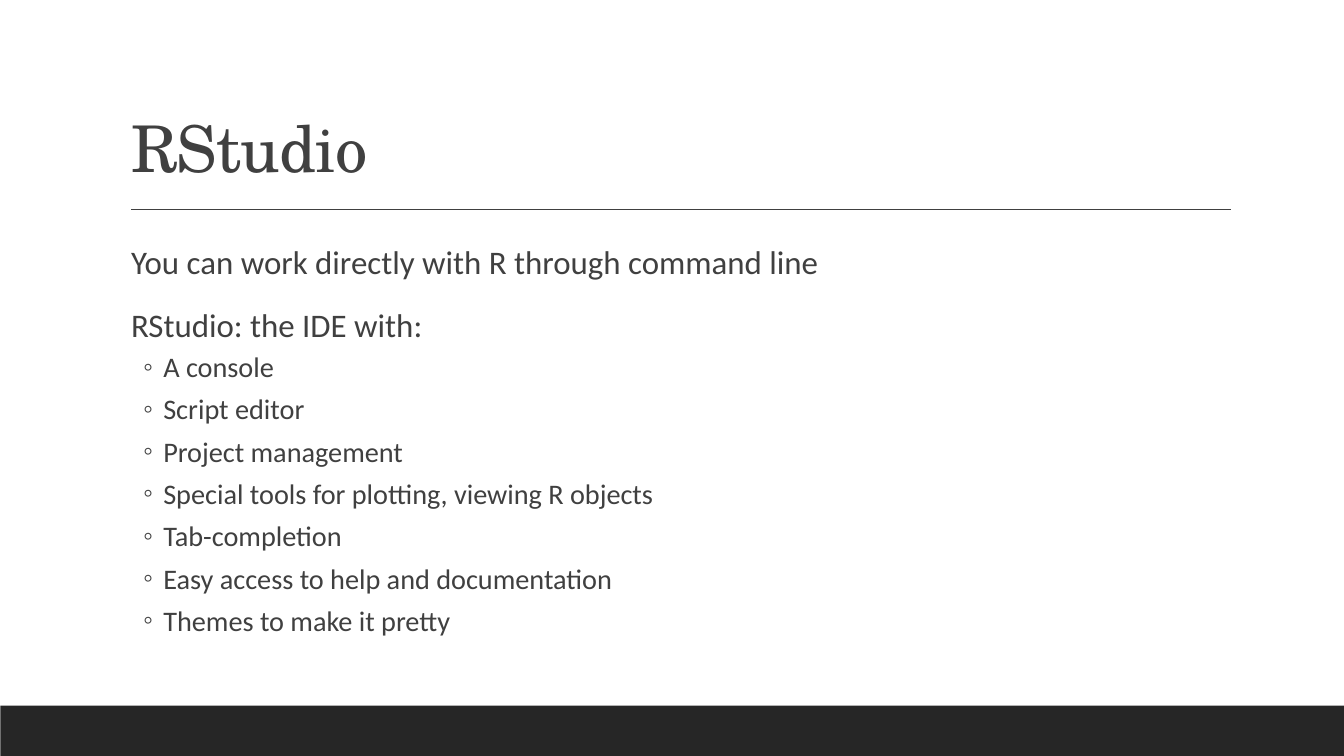
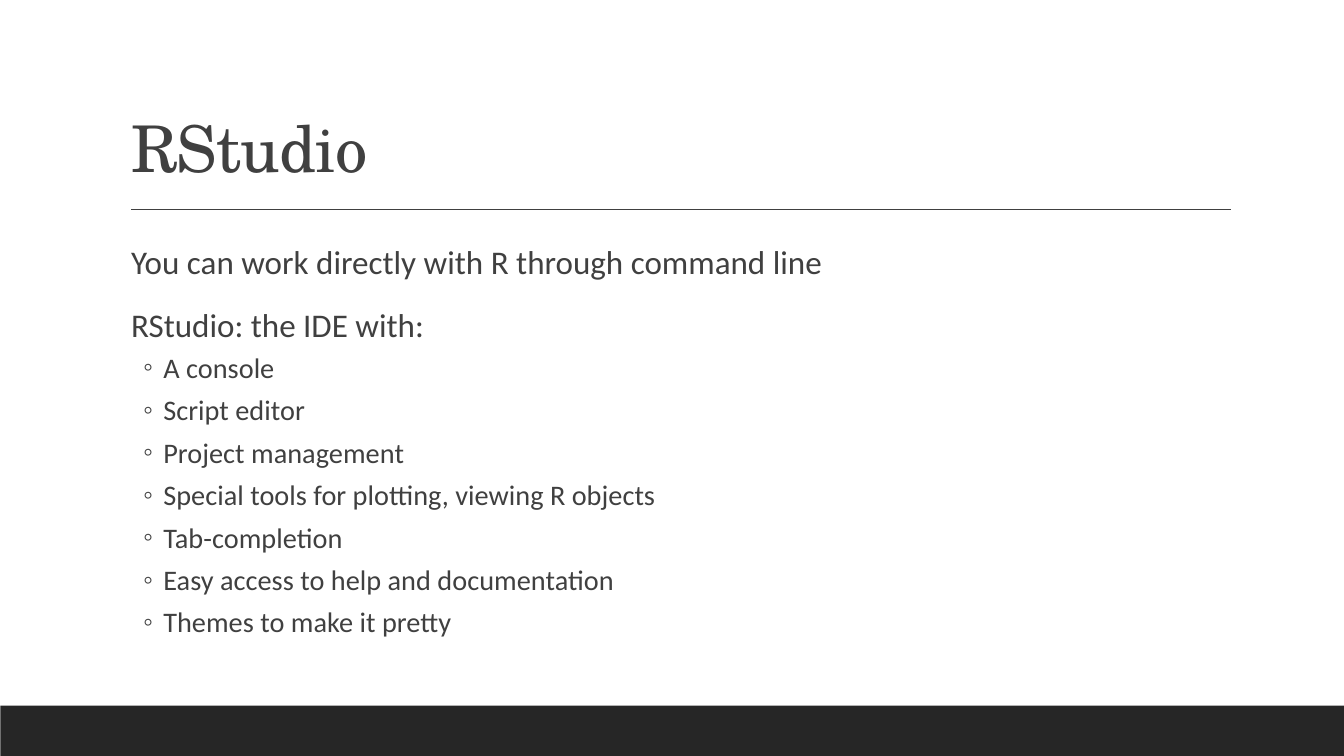
Before and after one commit to khoicodesthings/OUSACM-IntroToR, a slide deck: slide 7 of IntroToR.pptx (slide 6 before the commit). Drawn at 1344x756 pixels with LibreOffice and Linux fonts; fonts in the diff are those of the drawing. Boxes give left, top, right and bottom in pixels: in the first picture for what was removed or moved away, otherwise in the second. Text is boxed around its words. In the diff, an @@ line names an element or a change of style, - is before the commit and + after.

Commit message:
Update presentation

```diff
--- a/IntroToR.pptx
+++ b/IntroToR.pptx
@@ text "You can work directly with ..." at box(131, 251, 822, 637): size 23.5 to 23.6 pt in "You can work directly with R through ...", "RStudio: the IDE with:"; size 20.1 to 20.3 pt in "A console", "Script editor", "Project management", "Special tools for plotting, viewing R objects" and 3 more places @@
```
Also in this commit, not shown: 6 other slides changed, 2 slides added.
